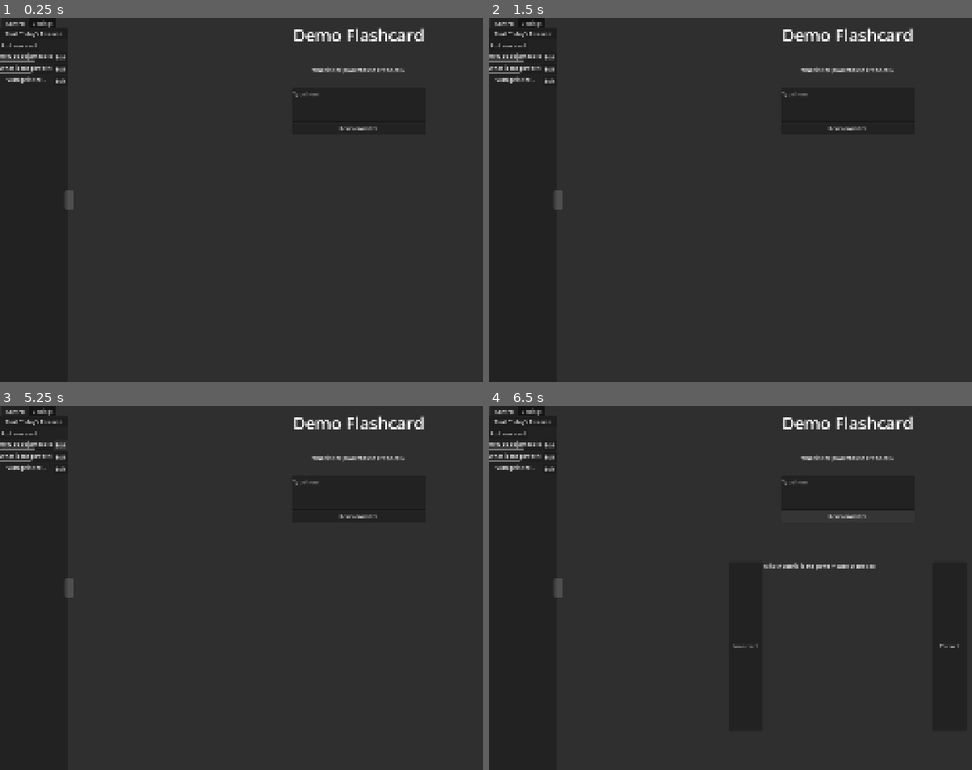
Above: before the commit, frames 1-4 (two rows, left to right).
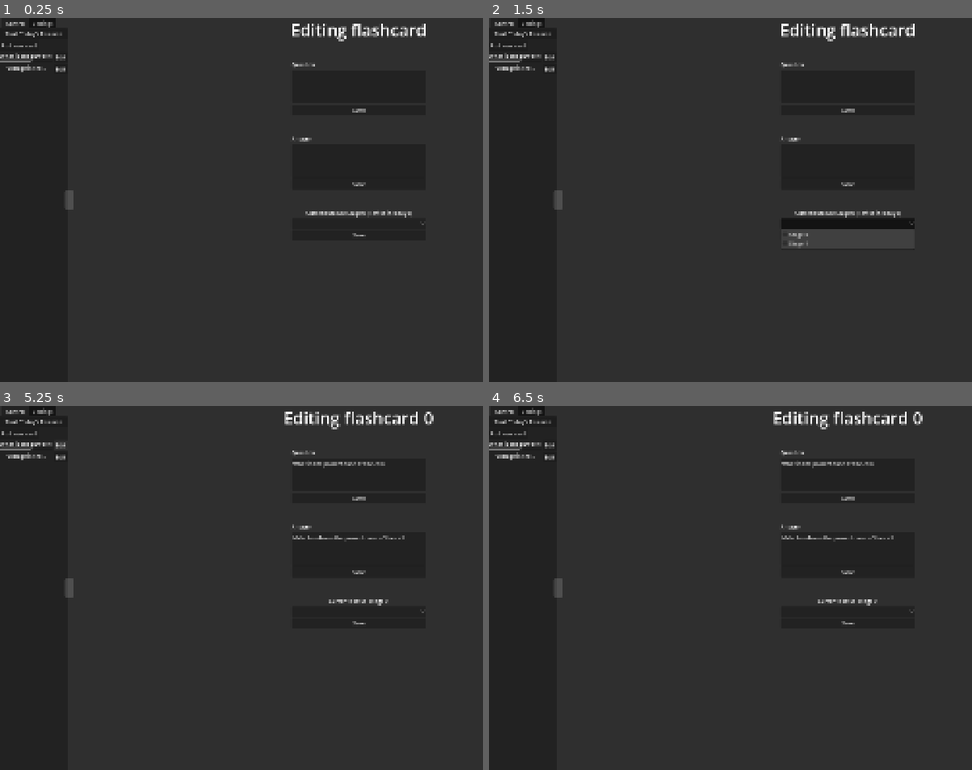
Above: after the commit, the same moments.

Repository: viywolf/Spaced-Repetition-Helper
Game: Godot game, scene res://scenes/main_screen.tscn
Same seed, same stepped clock (60 frames per second), same inputs: the game is played once before the commit and once after it.
Inputs (mouse positions are in pixels of both pictures, inside the frame that each line leads up to):
- Up to frame 1 (0.25 s): no input
- Up to frame 2 (1.5 s): click "Add new card" (after the commit: "Save") at 0.5 s; click (846, 221) at 1.27 s
- Up to frame 3 (5.25 s): click "Start Today's Revision" at 2 s; click "Start Today's Revision" at 2.75 s; click "Add new card" at 3.5 s; click "Add new card" at 4.25 s; click "Edit" at 5 s
- Up to frame 4 (6.5 s): click (846, 515) at 5.75 s, where only the run before the commit has a clickable "Reveal Answer"

The runs differ from the first frame. In frame 1, 1.8% of the frame differs, in the area x 0-89%, y 1-60%; in frame 2, 2.6%, in the area x 0-89%, y 1-64%; in frame 3, 2.0%; in frame 4, 2.3%.

Commit message:
Editing cards shows the menu correctly

Diff:
--- a/scenes/main_screen.tscn
+++ b/scenes/main_screen.tscn
@@ -4,7 +4,7 @@
 [ext_resource type="Script" uid="uid://dedbl14ruchug" path="res://scenes/selector_manager.gd" id="1_kusfh"]
 [ext_resource type="Script" uid="uid://hl45omvsv3tm" path="res://scripts/main_section.gd" id="1_lushf"]
 [ext_resource type="Script" uid="uid://cdn3le7hqbp7n" path="res://scripts/editor_manager.gd" id="3_aum10"]
-[ext_resource type="PackedScene" uid="uid://brptua0328gio" path="res://scenes/flashcard_selector.tscn" id="3_w87pm"]
+[ext_resource type="Script" uid="uid://db8m3cwdl0nhh" path="res://scripts/card_editor.gd" id="6_a46j4"]
 
 [node name="MainScreen" type="Control" unique_id=339445641]
 layout_mode = 3
@@ -52,10 +52,6 @@
 layout_mode = 2
 text = "Add new card"
 
-[node name="FlashcardSelector" parent="MainSection/Management/Control/ScrollContainer/Selector" unique_id=572980274 instance=ExtResource("3_w87pm")]
-layout_mode = 2
-displayed_text = "How do oajafnaadlkjskjlsajlkasd"
-
 [node name="Settings" type="VBoxContainer" parent="MainSection/Management" unique_id=1372341393]
 visible = false
 layout_mode = 2
@@ -74,6 +70,7 @@
 text = "Revision stats"
 
 [node name="FlashcardManager" type="VBoxContainer" parent="MainSection" unique_id=1561580294]
+visible = false
 layout_mode = 2
 size_flags_horizontal = 3
 script = ExtResource("1_7fvvs")
@@ -225,8 +222,8 @@
 layout_mode = 2
 
 [node name="CardEditor" type="VBoxContainer" parent="MainSection" unique_id=838655222]
-visible = false
-layout_mode = 2
+layout_mode = 2
+script = ExtResource("6_a46j4")
 
 [node name="CardEditTitle" type="RichTextLabel" parent="MainSection/CardEditor" unique_id=1896947897]
 custom_minimum_size = Vector2(0, 50)
@@ -236,66 +233,69 @@
 fit_content = true
 horizontal_alignment = 1
 
-[node name="HBoxContainer4" type="HBoxContainer" parent="MainSection/CardEditor" unique_id=1223823865]
-layout_mode = 2
-
-[node name="Control" type="Control" parent="MainSection/CardEditor/HBoxContainer4" unique_id=1480348645]
-layout_mode = 2
-size_flags_horizontal = 3
-
-[node name="VBoxContainer" type="VBoxContainer" parent="MainSection/CardEditor/HBoxContainer4" unique_id=2042806664]
-layout_mode = 2
-
-[node name="Spacer3" type="Control" parent="MainSection/CardEditor/HBoxContainer4/VBoxContainer" unique_id=1286269655]
+[node name="CardEditHBoxContainer" type="HBoxContainer" parent="MainSection/CardEditor" unique_id=1223823865]
+layout_mode = 2
+
+[node name="Control" type="Control" parent="MainSection/CardEditor/CardEditHBoxContainer" unique_id=1480348645]
+layout_mode = 2
+size_flags_horizontal = 3
+
+[node name="VBoxContainer" type="VBoxContainer" parent="MainSection/CardEditor/CardEditHBoxContainer" unique_id=2042806664]
+custom_minimum_size = Vector2(400, 0)
+layout_mode = 2
+
+[node name="Spacer3" type="Control" parent="MainSection/CardEditor/CardEditHBoxContainer/VBoxContainer" unique_id=1286269655]
 custom_minimum_size = Vector2(0, 50)
 layout_mode = 2
 
-[node name="Label2" type="Label" parent="MainSection/CardEditor/HBoxContainer4/VBoxContainer" unique_id=1868859340]
+[node name="Label2" type="Label" parent="MainSection/CardEditor/CardEditHBoxContainer/VBoxContainer" unique_id=1868859340]
 layout_mode = 2
 text = "Question"
 
-[node name="QuestionTextEdit" type="TextEdit" parent="MainSection/CardEditor/HBoxContainer4/VBoxContainer" unique_id=1216680704]
-custom_minimum_size = Vector2(0, 100)
-layout_mode = 2
-
-[node name="HBoxContainer" type="HBoxContainer" parent="MainSection/CardEditor/HBoxContainer4/VBoxContainer" unique_id=1478890965]
-layout_mode = 2
-
-[node name="Button" type="Button" parent="MainSection/CardEditor/HBoxContainer4/VBoxContainer/HBoxContainer" unique_id=1391410976]
+[node name="QuestionTextEdit" type="TextEdit" parent="MainSection/CardEditor/CardEditHBoxContainer/VBoxContainer" unique_id=1216680704]
+custom_minimum_size = Vector2(0, 100)
+layout_mode = 2
+wrap_mode = 1
+
+[node name="HBoxContainer" type="HBoxContainer" parent="MainSection/CardEditor/CardEditHBoxContainer/VBoxContainer" unique_id=1478890965]
+layout_mode = 2
+
+[node name="Button" type="Button" parent="MainSection/CardEditor/CardEditHBoxContainer/VBoxContainer/HBoxContainer" unique_id=1391410976]
 layout_mode = 2
 size_flags_horizontal = 3
 text = "Save"
 
-[node name="Spacer" type="Control" parent="MainSection/CardEditor/HBoxContainer4/VBoxContainer" unique_id=842039440]
+[node name="Spacer" type="Control" parent="MainSection/CardEditor/CardEditHBoxContainer/VBoxContainer" unique_id=842039440]
 custom_minimum_size = Vector2(0, 50)
 layout_mode = 2
 
-[node name="Label3" type="Label" parent="MainSection/CardEditor/HBoxContainer4/VBoxContainer" unique_id=1214472745]
+[node name="Label3" type="Label" parent="MainSection/CardEditor/CardEditHBoxContainer/VBoxContainer" unique_id=1214472745]
 layout_mode = 2
 text = "Answer"
 
-[node name="AnswerTextEdit" type="TextEdit" parent="MainSection/CardEditor/HBoxContainer4/VBoxContainer" unique_id=850870098]
-custom_minimum_size = Vector2(0, 100)
-layout_mode = 2
-
-[node name="HBoxContainer2" type="HBoxContainer" parent="MainSection/CardEditor/HBoxContainer4/VBoxContainer" unique_id=1467970610]
-layout_mode = 2
-
-[node name="Button" type="Button" parent="MainSection/CardEditor/HBoxContainer4/VBoxContainer/HBoxContainer2" unique_id=1028392380]
+[node name="AnswerTextEdit" type="TextEdit" parent="MainSection/CardEditor/CardEditHBoxContainer/VBoxContainer" unique_id=850870098]
+custom_minimum_size = Vector2(0, 100)
+layout_mode = 2
+wrap_mode = 1
+
+[node name="HBoxContainer2" type="HBoxContainer" parent="MainSection/CardEditor/CardEditHBoxContainer/VBoxContainer" unique_id=1467970610]
+layout_mode = 2
+
+[node name="Button" type="Button" parent="MainSection/CardEditor/CardEditHBoxContainer/VBoxContainer/HBoxContainer2" unique_id=1028392380]
 layout_mode = 2
 size_flags_horizontal = 3
 text = "Save"
 
-[node name="Spacer2" type="Control" parent="MainSection/CardEditor/HBoxContainer4/VBoxContainer" unique_id=128109137]
+[node name="Spacer2" type="Control" parent="MainSection/CardEditor/CardEditHBoxContainer/VBoxContainer" unique_id=128109137]
 custom_minimum_size = Vector2(0, 50)
 layout_mode = 2
 
-[node name="Label" type="Label" parent="MainSection/CardEditor/HBoxContainer4/VBoxContainer" unique_id=942155639]
+[node name="Label" type="Label" parent="MainSection/CardEditor/CardEditHBoxContainer/VBoxContainer" unique_id=942155639]
 layout_mode = 2
 text = "Current status: Stage 0 (Revise in 0 days)"
 horizontal_alignment = 1
 
-[node name="OptionButton" type="OptionButton" parent="MainSection/CardEditor/HBoxContainer4/VBoxContainer" unique_id=284201107]
+[node name="OptionButton" type="OptionButton" parent="MainSection/CardEditor/CardEditHBoxContainer/VBoxContainer" unique_id=284201107]
 layout_mode = 2
 item_count = 2
 popup/item_0/text = "Stage 0"
@@ -303,18 +303,19 @@
 popup/item_1/text = "Stage 1"
 popup/item_1/id = 1
 
-[node name="HBoxContainer3" type="HBoxContainer" parent="MainSection/CardEditor/HBoxContainer4/VBoxContainer" unique_id=1108072163]
-layout_mode = 2
-
-[node name="Button" type="Button" parent="MainSection/CardEditor/HBoxContainer4/VBoxContainer/HBoxContainer3" unique_id=460512501]
+[node name="HBoxContainer3" type="HBoxContainer" parent="MainSection/CardEditor/CardEditHBoxContainer/VBoxContainer" unique_id=1108072163]
+layout_mode = 2
+
+[node name="Button" type="Button" parent="MainSection/CardEditor/CardEditHBoxContainer/VBoxContainer/HBoxContainer3" unique_id=460512501]
 layout_mode = 2
 size_flags_horizontal = 3
 text = "Save"
 
-[node name="Control2" type="Control" parent="MainSection/CardEditor/HBoxContainer4" unique_id=1890700093]
-layout_mode = 2
-size_flags_horizontal = 3
-
+[node name="Control2" type="Control" parent="MainSection/CardEditor/CardEditHBoxContainer" unique_id=1890700093]
+layout_mode = 2
+size_flags_horizontal = 3
+
+[connection signal="edit_menu_pressed" from="MainSection/Management/Control/ScrollContainer/Selector" to="MainSection" method="_on_selector_edit_menu_pressed"]
 [connection signal="pressed" from="MainSection/FlashcardManager/SubmitButton/RevealButton" to="MainSection/FlashcardManager" method="_on_reveal_button_pressed"]
 [connection signal="pressed" from="MainSection/FlashcardManager/ArrowContainer/IncorrectButton" to="MainSection/FlashcardManager" method="_on_incorrect_button_pressed"]
 [connection signal="pressed" from="MainSection/FlashcardManager/ArrowContainer/CorrectButton" to="MainSection/FlashcardManager" method="_on_correct_button_pressed"]
--- /dev/null
+++ b/scripts/card_editor.gd
@@ -0,0 +1,22 @@
+extends VBoxContainer
+
+@export var current_flashcard_id: int
+var is_flashcard_new: bool = false
+var currrent_flashcard
+
+# Called when the node enters the scene tree for the first time.
+func _ready() -> void:
+	pass # Replace with function body.
+
+
+# Called every frame. 'delta' is the elapsed time since the previous frame.
+func _process(delta: float) -> void:
+	if is_flashcard_new:
+		update_info()
+
+func update_info() -> void:
+	currrent_flashcard = Flashcards.flashcards["Demo Flashcard"][current_flashcard_id]
+	$CardEditTitle.text = "Editing flashcard " + str(current_flashcard_id)
+	$CardEditHBoxContainer/VBoxContainer/QuestionTextEdit.text = currrent_flashcard[Flashcards.QUESTION]
+	$CardEditHBoxContainer/VBoxContainer/AnswerTextEdit.text = currrent_flashcard[Flashcards.ANSWER]
+	$CardEditHBoxContainer/VBoxContainer/Label.text = "Current status: Stage " + currrent_flashcard[Flashcards.STAGE]
--- a/scripts/main_section.gd
+++ b/scripts/main_section.gd
@@ -13,10 +13,20 @@
 func show_flashcard_manager() -> void:
 	$FlashcardManager.show()
 	$EditorManager.hide()
+	$CardEditor.hide()
 
 func show_editor_manager() -> void:
 	$FlashcardManager.hide()
 	$EditorManager.show()
+	$CardEditor.hide()
 
 func show_card_editor(edit_no: int) -> void:
-	pass
+	$FlashcardManager.hide()
+	$EditorManager.hide()
+	$CardEditor.show()
+
+
+func _on_selector_edit_menu_pressed(id: int) -> void:
+	$CardEditor.current_flashcard_id = id
+	$CardEditor.is_flashcard_new = true
+	show_card_editor(id)
Not shown, added: scripts/card_editor.gd.uid
